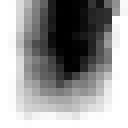
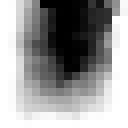
Before/after of a 128 × 128 layered artwork. What changed in the layer stack:
added layer "Pasted Layer" above "Background" over [40, 0, 56, 8]
